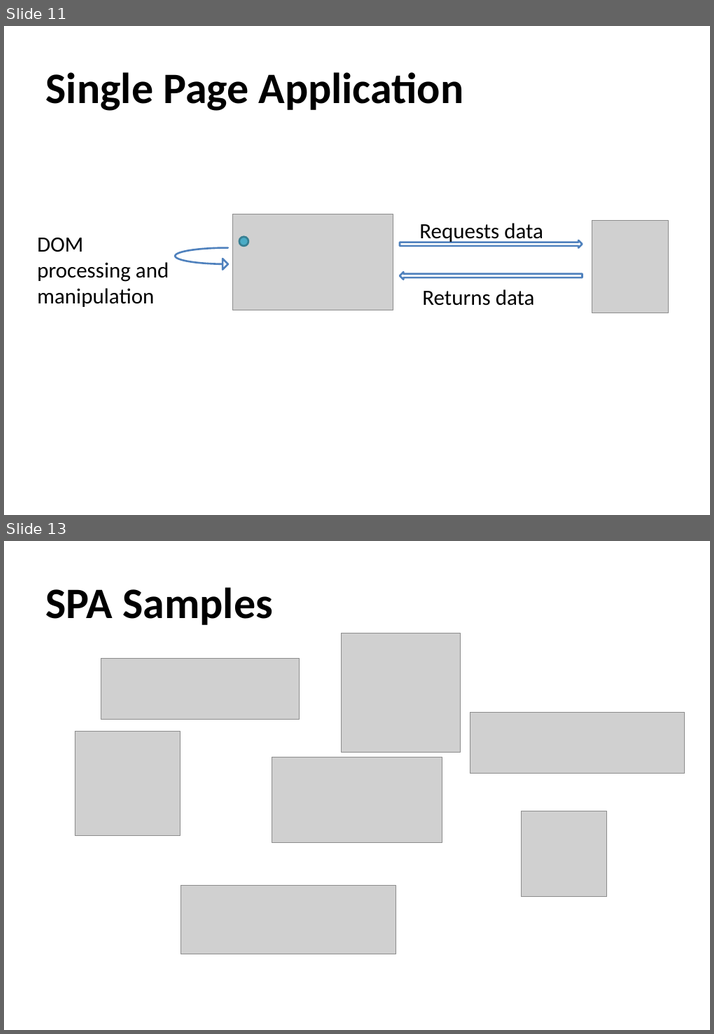
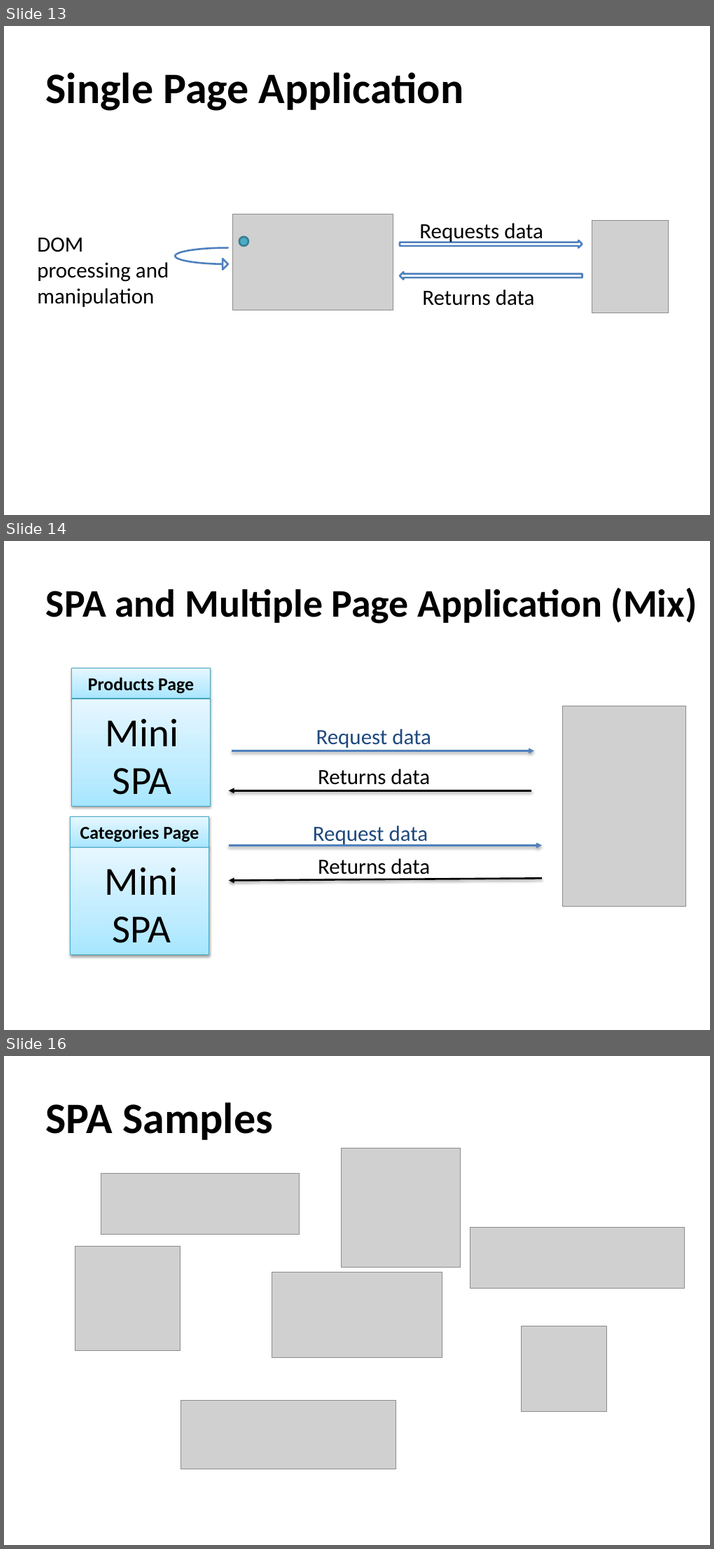
Before and after one commit to monica85rodrigues/presentation-netponto-spa, a slide deck: Relax, it's SPA time.pptx. Shown one above the other, each under a label of ours: slides 11 and 13 before the commit, slides 13, 14 and 16 after it; the slides between them are not shown. The pictures are 714x1034 and 714x1549 pixels, drawn with LibreOffice and Linux fonts; fonts in the diff are those of the drawing; grey boxes stand for pictures; background and template pictures are left out. Boxes give left, top, right and bottom in pixels: in the first picture for what was removed or moved away, otherwise in the second. Text is boxed around its words. In the diff, an @@ line names an element or a change of style, - is before the commit and + after.

```diff
--- a/Relax, it's SPA time.pptx
+++ b/Relax, it's SPA time.pptx
@@ slide 14 added at (4, 541, 710, 1030), background picture (left out) @@
@@ title added at (46, 587, 697, 624), 43.2 pt, text #000000, bold @@
+SPA and Multiple Page Application (Mix)
@@ rectangle added at (72, 668, 210, 699), fill gradient #A7E6FF to #C1EDFF to #E7F8FF, outline #46AAC5 0.75 pt, 20 pt, text #000000, bold @@
+Products Page
@@ rectangle added at (72, 699, 210, 806), fill gradient #A7E6FF to #C1EDFF to #E7F8FF, outline #46AAC5 0.75 pt @@
@@ picture added at (563, 705, 686, 906) @@
@@ text added at (106, 719, 178, 794), 44 pt, text #000000 @@
+Mini SPA
@@ text added at (316, 729, 431, 747), 24 pt, text #1F497D @@
+Request data
@@ arrow added from (231, 751) to (534, 751), #4F81BD 2 pt @@
@@ text added at (318, 768, 430, 785), 24 pt, text #000000 @@
+Returns data
@@ arrow added from (531, 790) to (229, 790), #000000 2 pt @@
@@ rectangle added at (70, 817, 209, 847), fill gradient #A7E6FF to #C1EDFF to #E7F8FF, outline #46AAC5 0.75 pt, 20 pt, text #000000, bold @@
+Categories Page
@@ text added at (313, 825, 428, 846), 24 pt, text #1F497D @@
+Request data
@@ rectangle added at (70, 847, 209, 955), fill gradient #A7E6FF to #C1EDFF to #E7F8FF, outline #46AAC5 0.75 pt @@
@@ arrow added from (229, 845) to (542, 845), #4F81BD 2 pt @@
@@ text added at (105, 867, 178, 943), 44 pt, text #000000 @@
+Mini
+SPA
@@ text added at (318, 858, 430, 879), 24 pt, text #000000 @@
+Returns data
@@ arrow added from (542, 878) to (229, 881), #000000 2 pt @@
@@ what was slide 11 is now slide 13 @@
@@ what was slide 13 is now slide 16 @@
```
Also in this commit, not shown: 9 slides changed, 11 other slides added, 1 slide removed, 4 other files.
